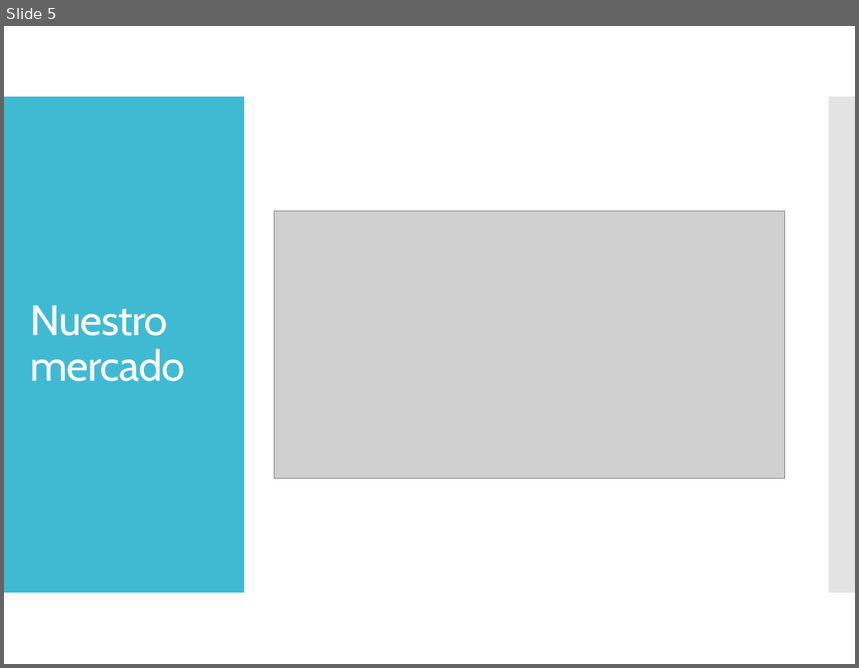
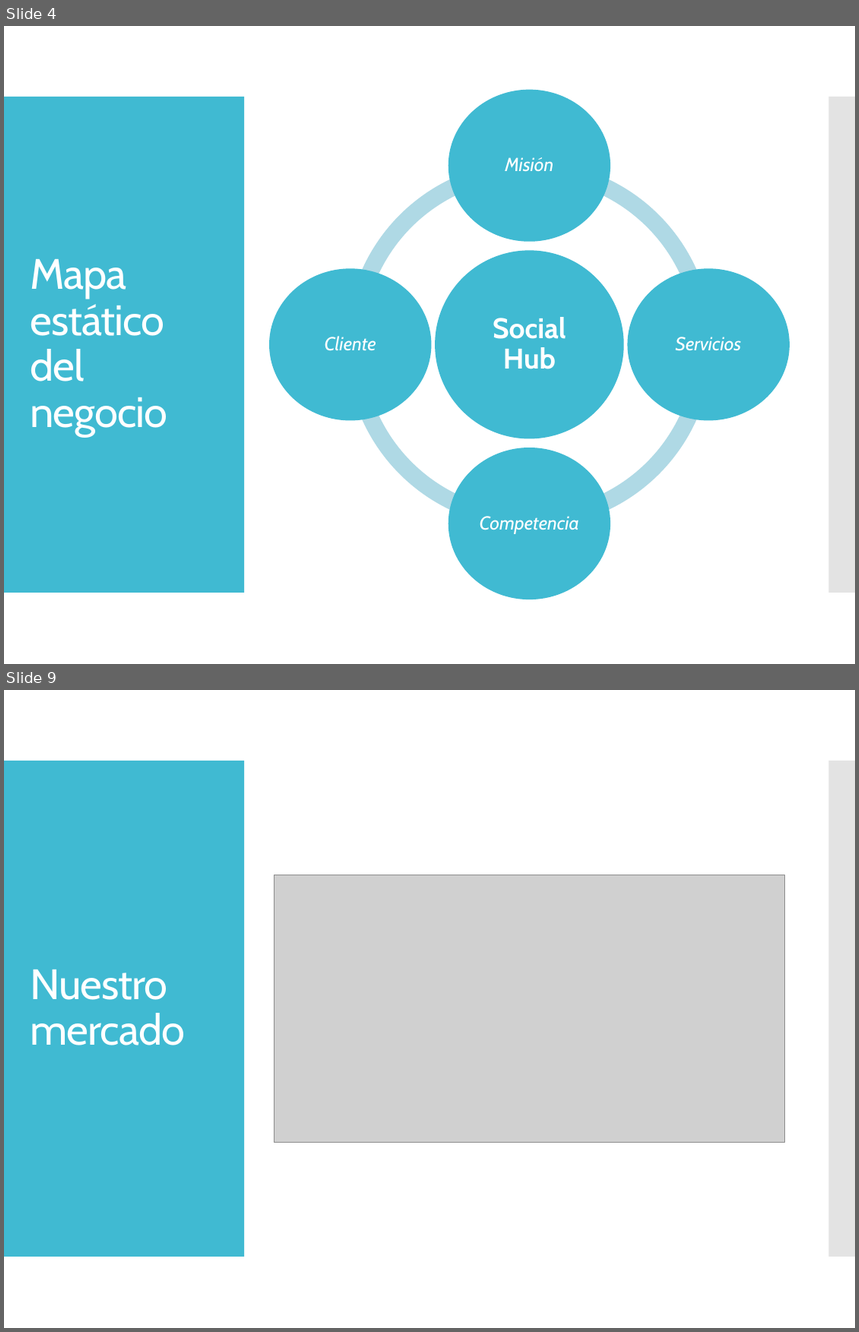
Before and after one commit to dschenkelman/taller-proyectos, a slide deck: Assets/Presentación negocio.pptx. Shown one above the other, each under a label of ours: slide 5 before the commit, slides 4 and 9 after it; the slides between them are not shown. The pictures are 859x668 and 859x1332 pixels, drawn with LibreOffice and Linux fonts; fonts in the diff are those of the drawing; grey boxes stand for pictures. Boxes give left, top, right and bottom in pixels: in the first picture for what was removed or moved away, otherwise in the second. Text is boxed around its words. In the diff, an @@ line names an element or a change of style, - is before the commit and + after.

Commit message:
#Version Final Presentación negocio

```diff
--- a/Assets/Presentación negocio.pptx
+++ b/Assets/Presentación negocio.pptx
@@ slide 4 added at (x1=4, y1=26, x2=855, y2=664), background #FFFFFF; not listed: 2 template elements that a slide beside it also shows @@
@@ title added at (x1=30, y1=259, x2=167, y2=436), 36 pt, text #FFFFFF @@
+Mapa estático del negocio
@@ group added at (x1=269, y1=90, x2=791, y2=601): 5 ellipses, 5 texts, 4 arch (boxed as its full ring)s @@
+Social Hub
+Misión
+Servicios
+Competencia
+Cliente
@@ what was slide 5 is now slide 9 @@
```
Also in this commit, not shown: 11 slides changed, 4 other slides added, 2 slides removed.
